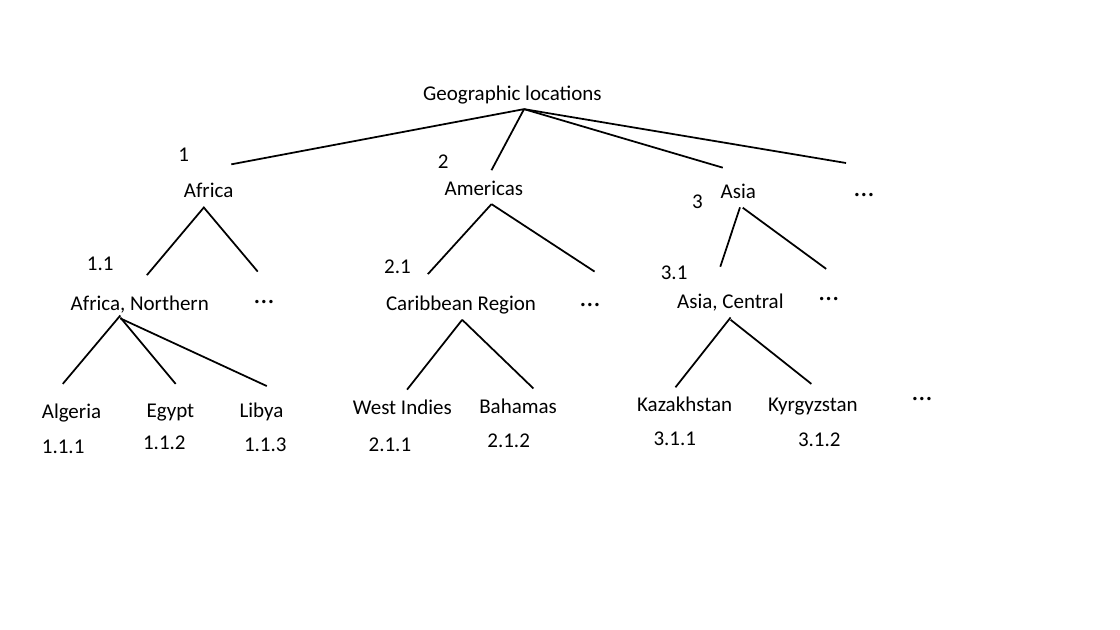
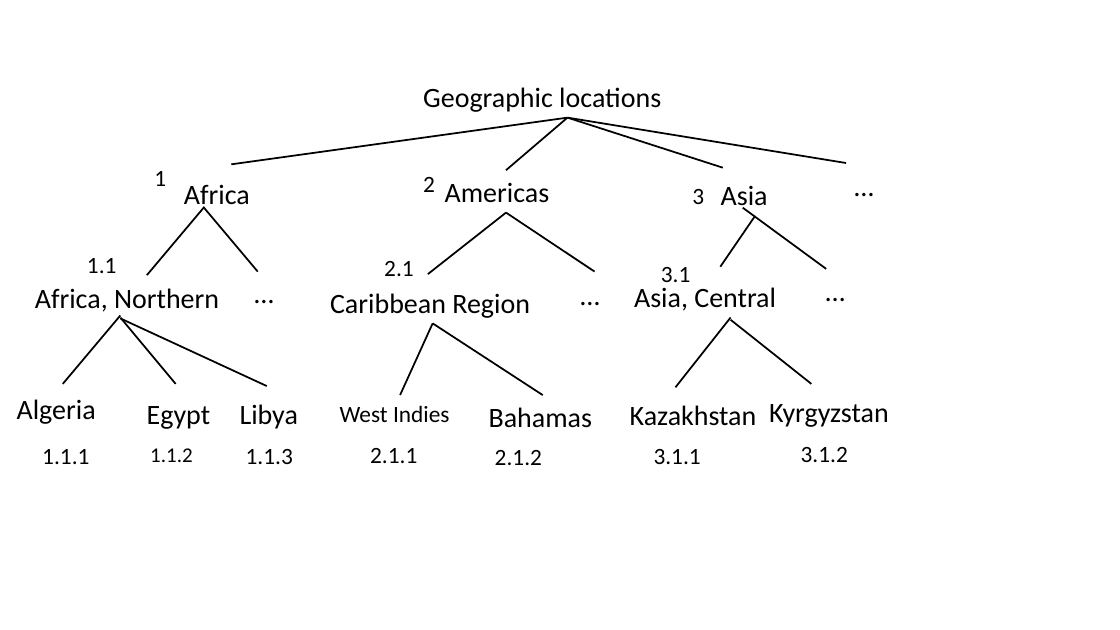
Before and after one commit to jiahenglu/taxonomy, a slide deck: slide 1 of figures/taxonomy.pptx. Drawn at 1120x630 pixels with LibreOffice and Linux fonts; fonts in the diff are those of the drawing. Boxes give left, top, right and bottom in pixels: in the first picture for what was removed or moved away, otherwise in the second. Text is boxed around its words. In the diff, an @@ line names an element or a change of style, - is before the commit and + after.

```diff
--- a/figures/taxonomy.pptx
+++ b/figures/taxonomy.pptx
@@ size 18 to 24 pt in 13 elements at <box>147,406,210,429</box>, <box>240,404,298,429</box>, <box>630,405,757,426</box>, <box>489,407,592,428</box>, <box>634,287,776,311</box>, <box>769,404,889,427</box>, <box>17,399,96,424</box>, <box>35,288,219,312</box>, <box>445,183,550,203</box>, <box>330,293,530,318</box>, <box>184,184,250,211</box>, <box>721,186,768,212</box>, <box>423,87,661,112</box> @@
@@ line moved from (524, 109) - (231, 165) to (568, 118) - (231, 165) @@
@@ line moved from (524, 109) - (492, 171) to (568, 118) - (506, 171) @@
@@ line moved from (524, 109) - (846, 163) to (568, 118) - (846, 163) @@
@@ line moved from (524, 109) - (723, 168) to (568, 118) - (723, 168) @@
@@ size 18 to 20 pt in 13 elements at <box>87,258,117,273</box>, <box>661,267,691,288</box>, <box>384,261,414,276</box>, <box>692,189,704,204</box>, <box>42,449,89,464</box>, <box>370,448,417,463</box>, <box>246,449,293,464</box>, <box>801,447,848,462</box>, <box>654,449,701,464</box>, <box>340,405,450,422</box>, <box>495,450,542,465</box>, <box>423,177,435,192</box>, <box>154,171,166,186</box> @@
@@ text "1": place and size @@
-text "1" at <box>178,147,189,161</box>
+text "1" at <box>154,171,166,186</box>
@@ text "2": place and size @@
-text "2" at <box>438,154,449,168</box>
+text "2" at <box>423,177,435,192</box>
@@ line moved from (492, 204) - (428, 274) to (506, 213) - (428, 274) @@
@@ line moved from (492, 204) - (595, 271) to (506, 213) - (595, 271) @@
@@ line moved from (740, 208) - (721, 267) to (755, 216) - (721, 267) @@
@@ text "…" rewrapped from <box>811,269,980,311</box> to <box>818,269,867,311</box> @@
@@ text "Africa, Northern": place and size @@
-text "Africa, Northern" at <box>71,295,209,317</box>
+text "Africa, Northern" at <box>35,288,219,312</box>
@@ text "Caribbean Region": place and size @@
-text "Caribbean Region" at <box>386,295,536,314</box>
+text "Caribbean Region" at <box>330,293,530,318</box>
@@ text "Asia, Central": place and size @@
-text "Asia, Central" at <box>677,293,783,311</box>
+text "Asia, Central" at <box>634,287,776,311</box>
@@ line moved from (462, 320) - (408, 390) to (433, 323) - (400, 395) @@
@@ line moved from (462, 320) - (534, 389) to (433, 323) - (543, 395) @@
@@ text "Algeria": place and size @@
-text "Algeria" at <box>42,403,101,422</box>
+text "Algeria" at <box>17,399,96,424</box>
@@ text removed at <box>904,369,1073,411</box> @@
-…
@@ text "West Indies": place and size @@
-text "West Indies" at <box>353,399,452,414</box>
+text "West Indies" at <box>340,405,450,422</box>
@@ text "Bahamas": place and size @@
-text "Bahamas" at <box>479,398,557,413</box>
+text "Bahamas" at <box>489,407,592,428</box>
@@ text "Kazakhstan": place and size @@
-text "Kazakhstan" at <box>637,396,732,411</box>
+text "Kazakhstan" at <box>630,405,757,426</box>
@@ text "1.1.1": place and size @@
-text "1.1.1" at <box>42,439,85,453</box>
+text "1.1.1" at <box>42,449,89,464</box>
@@ text "1.1.2": place and size @@
-text "1.1.2" at <box>143,435,186,449</box>
+text "1.1.2" at <box>150,448,193,462</box>
@@ text "1.1.3": place and size @@
-text "1.1.3" at <box>244,437,287,451</box>
+text "1.1.3" at <box>246,449,293,464</box>
@@ text "2.1.1": place and size @@
-text "2.1.1" at <box>369,437,412,451</box>
+text "2.1.1" at <box>370,448,417,463</box>
@@ text "2.1.2": place and size @@
-text "2.1.2" at <box>487,433,530,447</box>
+text "2.1.2" at <box>495,450,542,465</box>
@@ text "3.1.1": place and size @@
-text "3.1.1" at <box>654,431,697,445</box>
+text "3.1.1" at <box>654,449,701,464</box>
@@ text "3.1.2": place and size @@
-text "3.1.2" at <box>798,432,841,446</box>
+text "3.1.2" at <box>801,447,848,462</box>
```
Also in this commit, not shown: 2 other slides changed, 8 other files.
